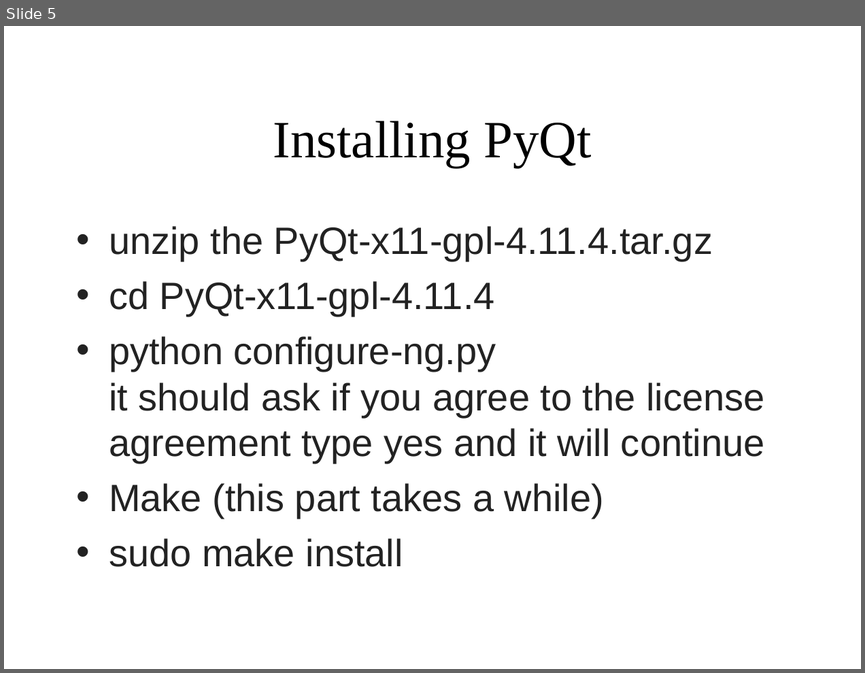
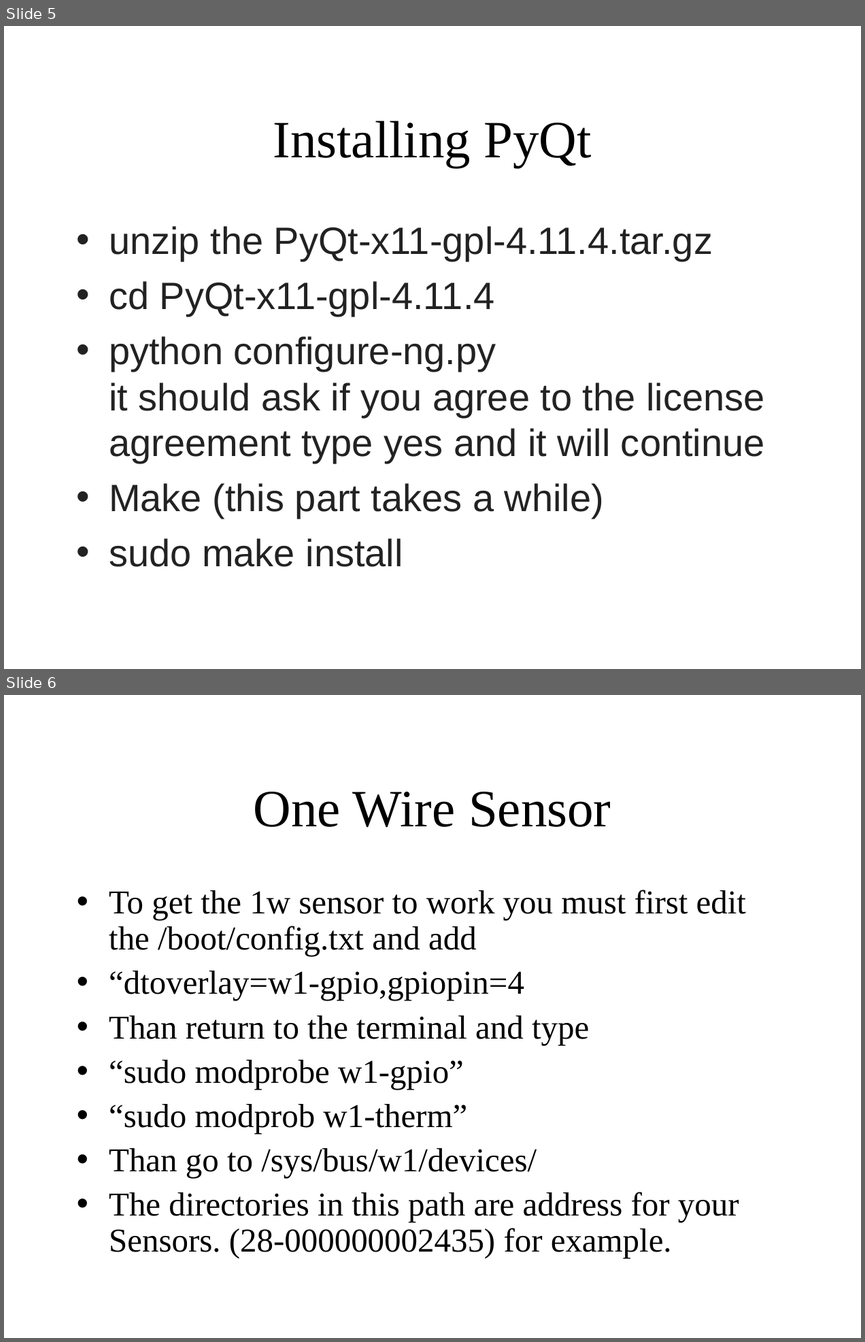
Before and after one commit to gregd307/Brewery, a slide deck: PyQt.ppt. Shown one above the other, each under a label of ours: slide 5 before the commit, slides 5 and 6 after it. The pictures are 865x673 and 865x1342 pixels, drawn with LibreOffice and Linux fonts; fonts in the diff are those of the drawing. Boxes give left, top, right and bottom in pixels: in the first picture for what was removed or moved away, otherwise in the second. Text is boxed around its words. In the diff, an @@ line names an element or a change of style, - is before the commit and + after.

```diff
--- a/PyQt.ppt
+++ b/PyQt.ppt
@@ slide 6 added at (4, 695, 861, 1338), background #FFFFFF @@
@@ title added at (254, 792, 611, 828), 44 pt, text #000000 @@
+One Wire Sensor
@@ text added at (109, 889, 746, 1258), 28 pt, text #000000 @@
+• To get the 1w sensor to work you must first edit the /boot/config.txt and add
+• “dtoverlay=w1-gpio,gpiopin=4
+• Than return to the terminal and type
+• “sudo modprobe w1-gpio”
+• “sudo modprob w1-therm”
+• Than go to /sys/bus/w1/devices/
+• The directories in this path are address for your Sensors. (28-000000002435) for example.
```
Also in this commit, not shown: 2 other slides added, 11 other files.
